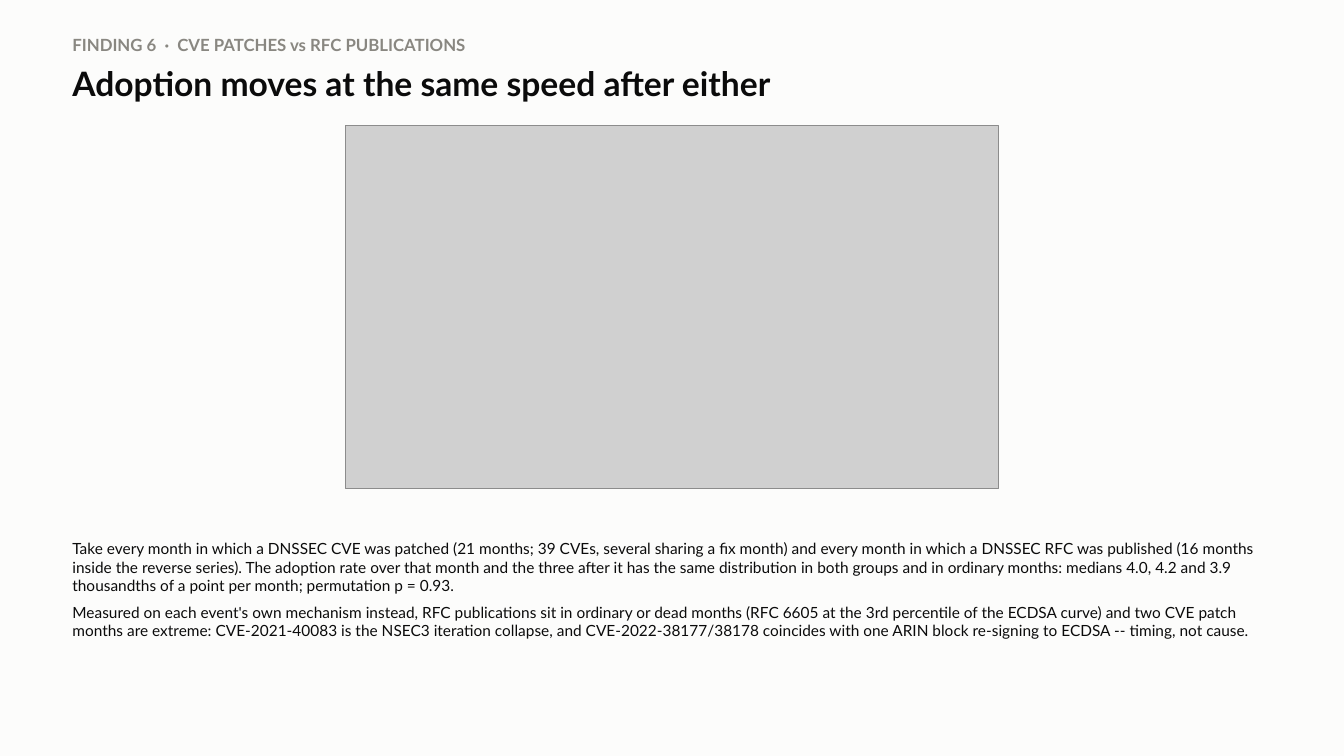
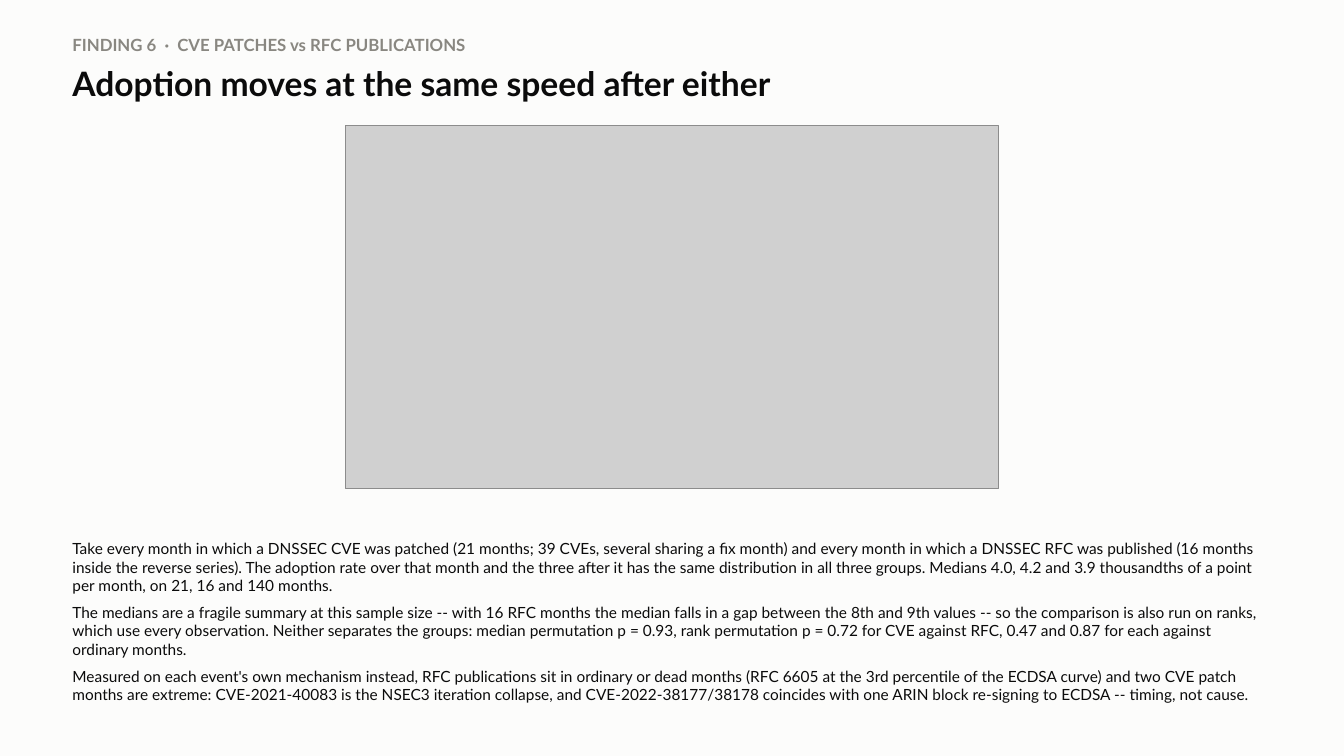
Before and after one commit to j776w781/rfc_adoption, a slide deck: slide 9 of out/analysis/dnssec_software_summary.pptx. Drawn at 1344x756 pixels with LibreOffice and Linux fonts; fonts in the diff are those of the drawing; grey boxes stand for pictures. Boxes give left, top, right and bottom in pixels: in the first picture for what was removed or moved away, otherwise in the second. Text is boxed around its words. In the diff, an @@ line names an element or a change of style, - is before the commit and + after.

```diff
--- a/out/analysis/dnssec_software_summary.pptx
+++ b/out/analysis/dnssec_software_summary.pptx
@@ text at bbox=[72, 542, 1257, 658]: text changed @@
-Take every month in which a DNSSEC CVE was patched (21 months; 39 CVEs, several sharing a fix month) and every month in which a DNSSEC RFC was published (16 months inside the reverse series). The adoption rate over that month and the three after it has the same distribution in both groups and in ordinary months: medians 4.0, 4.2 and 3.9 thousandths of a point per month; permutation p = 0.93.
+Take every month in which a DNSSEC CVE was patched (21 months; 39 CVEs, several sharing a fix month) and every month in which a DNSSEC RFC was published (16 months inside the reverse series). The adoption rate over that month and the three after it has the same distribution in all three groups. Medians 4.0, 4.2 and 3.9 thousandths of a point per month, on 21, 16 and 140 months.
+The medians are a fragile summary at this sample size -- with 16 RFC months the median falls in a gap between the 8th and 9th values -- so the comparison is also run on ranks, which use every observation. Neither separates the groups: median permutation p = 0.93, rank permutation p = 0.72 for CVE against RFC, 0.47 and 0.87 for each against ordinary months.
```
Also in this commit, not shown: 5 other files.
